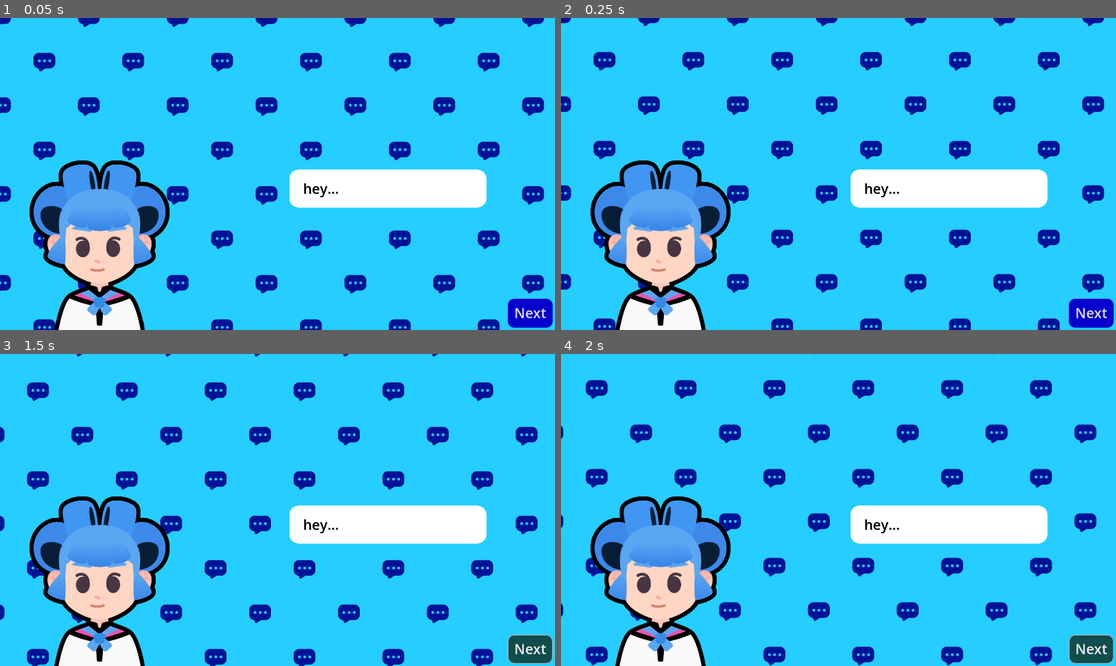
Above: before the commit, frames 1-4 (two rows, left to right).
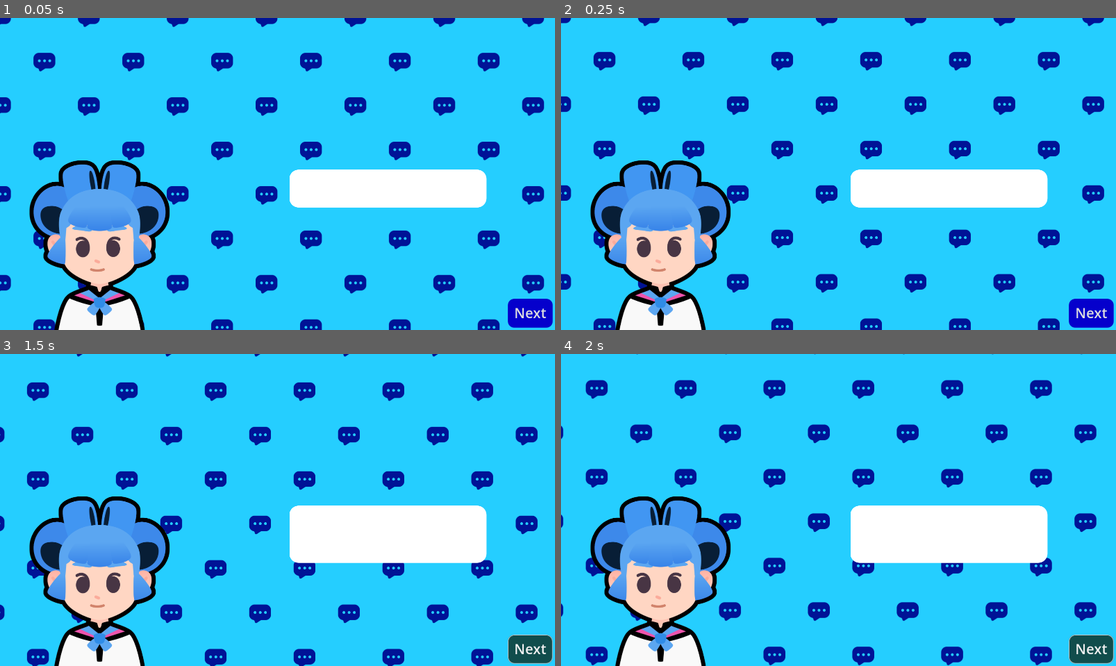
Above: after the commit, the same moments.

Repository: Dhdjsn/M7-Telling-a-Story
Game: Godot game, scene res://lessons/dialogue.tscn
Two runs of this game, one before a commit and one after it. Both use one fixed random seed, a clock stepped at 60 frames per second and the inputs below.
Inputs:
- Up to frame 1 (0.05 s): no input
- Up to frame 2 (0.25 s): no input
- Up to frame 3 (1.5 s): click "Next" at 0.5 s; click "Next" at 1.25 s
- Up to frame 4 (2 s): no input

The runs differ from the first frame. In frame 1, less than 0.1% of the frame differs, in the area x 54-61%, y 53-58%; in frame 2, less than 0.1%; in frame 3, 2.3%, in the area x 52-88%, y 53-68%; in frame 4, 2.3%.

Commit message:
M7L5 Done

Diff:
--- /dev/null
+++ b/M07.telling_a_story_workbook/lessons/dialogue.gd
@@ -0,0 +1,31 @@
+extends Control
+
+@onready var rich_text_label: RichTextLabel = %RichTextLabel
+@onready var next_button: Button = %NextButton
+
+var dialogue_items : Array[String] = [
+ "I love my cat",
+ "He's pretty cool",
+ "He does act like a little demon sometimes",
+]
+
+var current_item_index := 0
+
+func _ready() -> void:
+	show_text()
+	next_button.pressed.connect(advance)
+
+func show_text() -> void:
+	var current_item := dialogue_items[current_item_index]
+	rich_text_label.text = current_item
+	rich_text_label.visible_ratio = 0.0
+	var tween := create_tween()
+	var text_appearing_duration := 1.2
+	tween.tween_property(rich_text_label, "visible ration", 1.0, text_appearing_duration)
+
+func advance() -> void:
+	current_item_index +=1
+	if current_item_index == dialogue_items.size():
+		get_tree().quit()
+	else:
+		show_text()
--- a/M07.telling_a_story_workbook/lessons/dialogue.tscn
+++ b/M07.telling_a_story_workbook/lessons/dialogue.tscn
@@ -1,7 +1,8 @@
-[gd_scene load_steps=7 format=3 uid="uid://bddwfljeh2thd"]
+[gd_scene load_steps=8 format=3 uid="uid://bddwfljeh2thd"]
 
 [ext_resource type="Theme" uid="uid://drays61pfu7xc" path="res://lessons/main_theme.tres" id="1_5dtme"]
 [ext_resource type="Shader" uid="uid://cs15e2hgd2lan" path="res://assets/sliding_background.gdshader" id="1_fid5a"]
+[ext_resource type="Script" uid="uid://dhsjgposivl1e" path="res://lessons/dialogue.gd" id="2_6cfwb"]
 [ext_resource type="Texture2D" uid="uid://bnly1gkbxw6b5" path="res://assets/bubble_pattern.png" id="2_v8wjx"]
 [ext_resource type="Texture2D" uid="uid://copkt78vgp37i" path="res://assets/sophia.png" id="3_1cblk"]
 [ext_resource type="Texture2D" uid="uid://d000xjtr4iqtk" path="res://assets/emotion_regular.png" id="4_rjqnu"]
@@ -21,6 +22,7 @@
 grow_horizontal = 2
 grow_vertical = 2
 theme = ExtResource("1_5dtme")
+script = ExtResource("2_6cfwb")
 
 [node name="Background" type="ColorRect" parent="."]
 material = SubResource("ShaderMaterial_v8wjx")
@@ -60,6 +62,7 @@
 stretch_mode = 5
 
 [node name="RichTextLabel" type="RichTextLabel" parent="."]
+unique_name_in_owner = true
 layout_mode = 1
 anchors_preset = -1
 anchor_left = 0.5
@@ -73,6 +76,7 @@
 fit_content = true
 
 [node name="NextButton" type="Button" parent="."]
+unique_name_in_owner = true
 layout_mode = 1
 anchors_preset = 3
 anchor_left = 1.0
